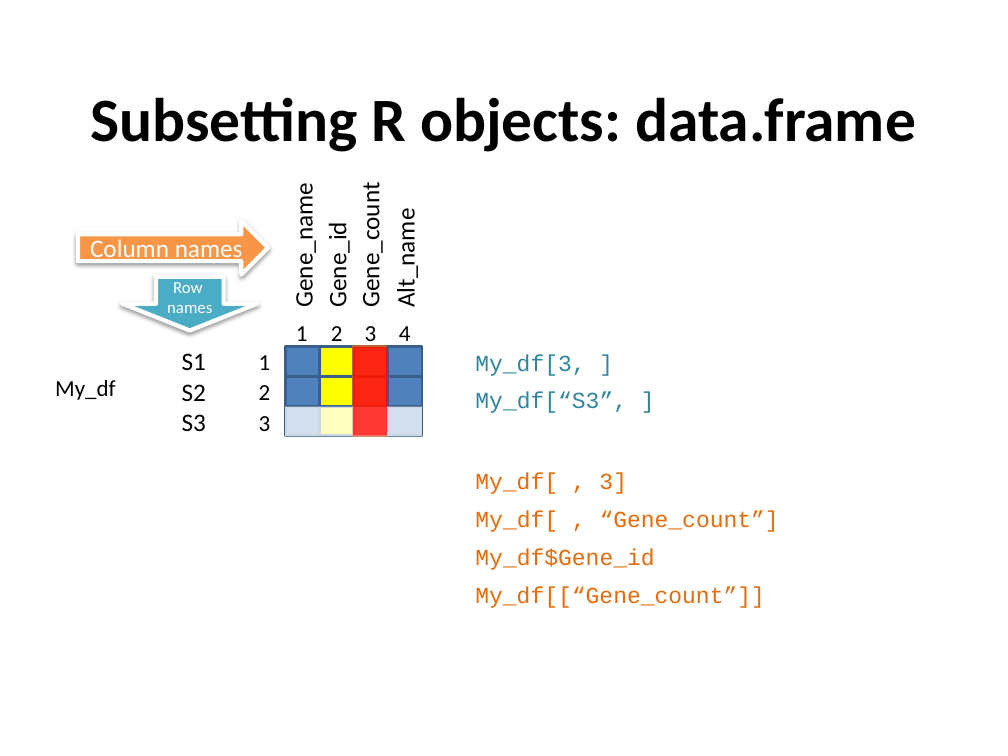
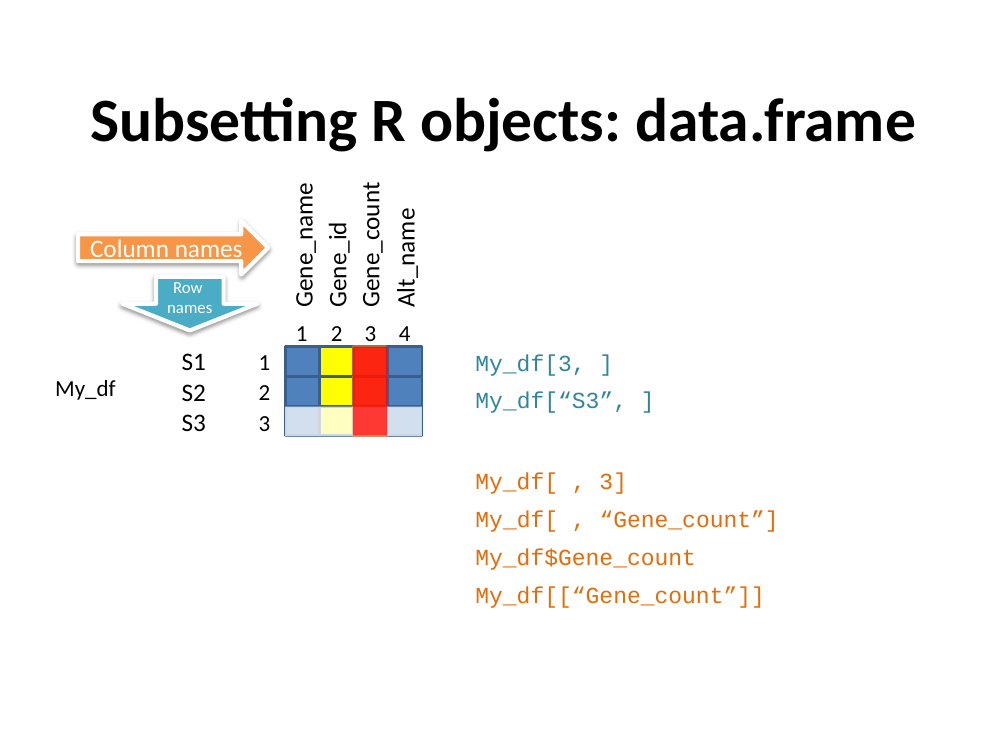
Before and after one commit to sraorao/MSD_R_course_MT2023, a slide deck: slide 19 of powerpoint/Session1.pptx. Drawn at 1008x756 pixels with LibreOffice and Linux fonts; fonts in the diff are those of the drawing. Boxes give left, top, right and bottom in pixels: in the first picture for what was removed or moved away, otherwise in the second. Text is boxed around its words. In the diff, an @@ line names an element or a change of style, - is before the commit and + after.

```diff
--- a/powerpoint/Session1.pptx
+++ b/powerpoint/Session1.pptx
@@ text at bbox=[475, 548, 696, 570]: text changed @@
-My_df$Gene_id
+My_df$Gene_count
```
Also in this commit, not shown: 6 other files.
